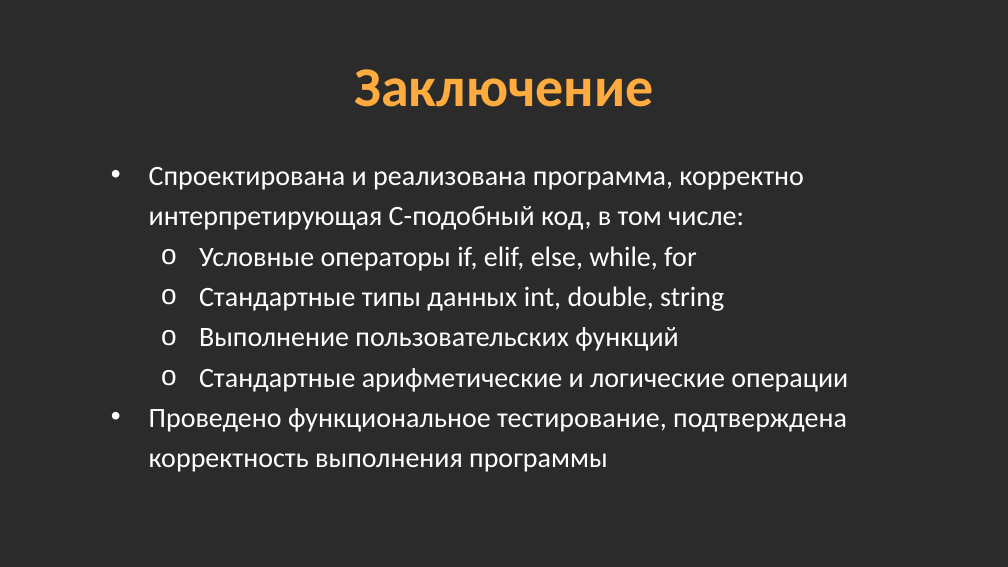
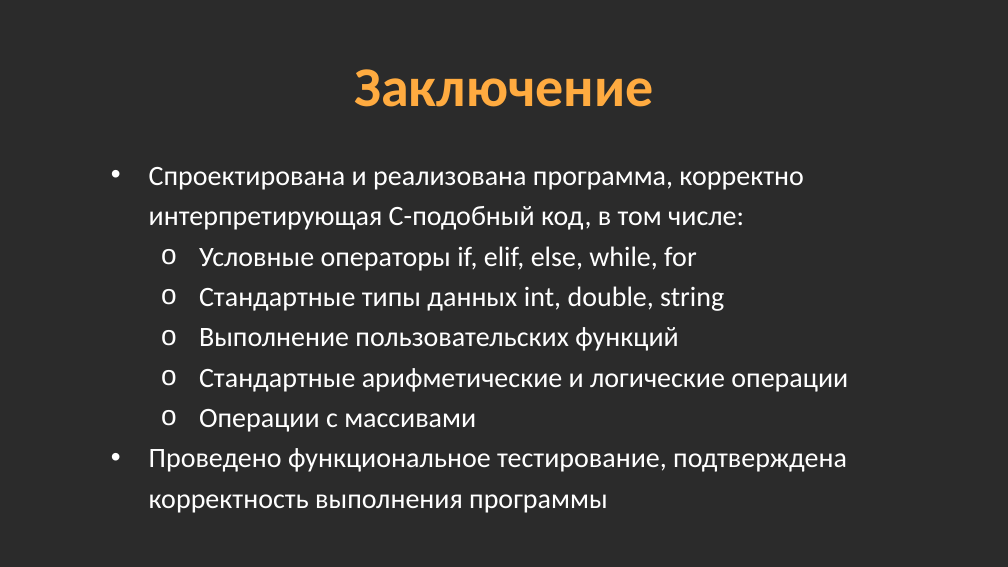
Before and after one commit to midnsun/mp2-2024-lab7-interpretator, a slide deck: slide 15 of Презентация_лабораторная_Интерпретатор_Загрядсков_Максим_Болтенков_Станислав_3823Б1ПМ1_1.pptx (slide 11 before the commit). Drawn at 1008x567 pixels with LibreOffice and Linux fonts; fonts in the diff are those of the drawing; background and template pictures are left out; a plain dark background stands for a picture behind light text. Boxes give left, top, right and bottom in pixels: in the first picture for what was removed or moved away, otherwise in the second. Text is boxed around its words. In the diff, an @@ line names an element or a change of style, - is before the commit and + after.

```diff
--- a/Презентация_лабораторная_Интерпретатор_Загрядсков_Максим_Болтенков_Станислав_3823Б1ПМ1_1.pptx
+++ b/Презентация_лабораторная_Интерпретатор_Загрядсков_Максим_Болтенков_Станислав_3823Б1ПМ1_1.pptx
@@ text at bbox=[199, 409, 476, 432]: paragraph added @@
+  o Операции с массивами
```
Also in this commit, not shown: 2 other slides changed, 4 slides added, 1 other file.
